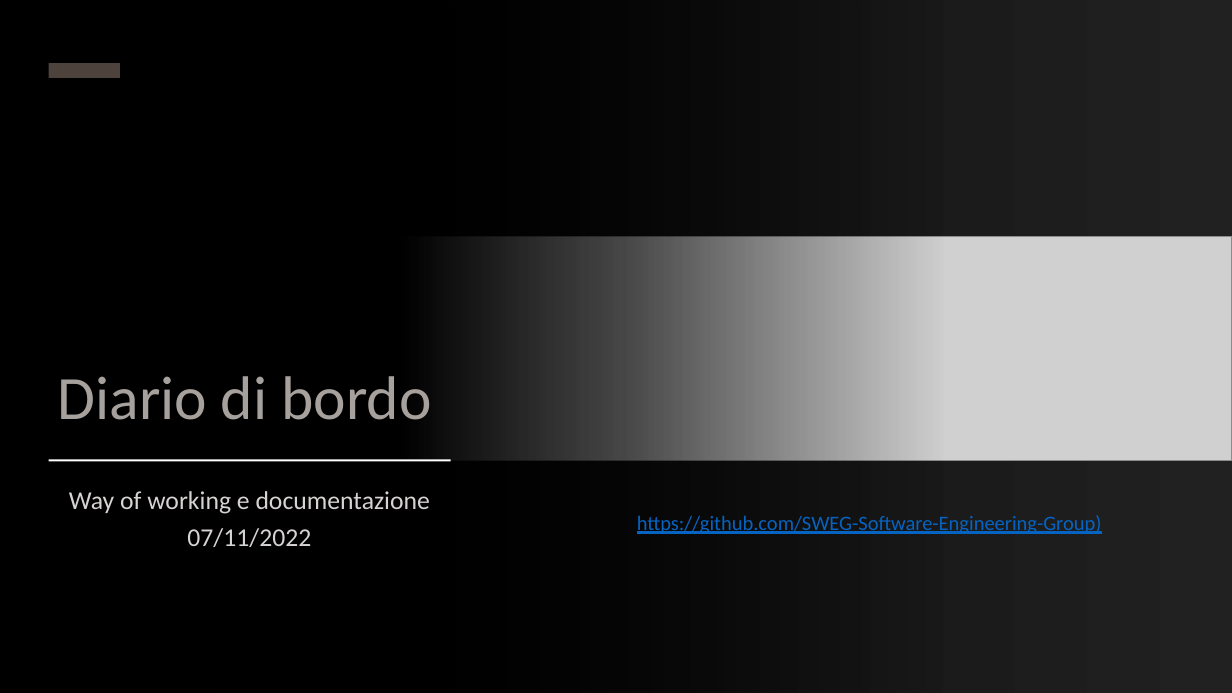
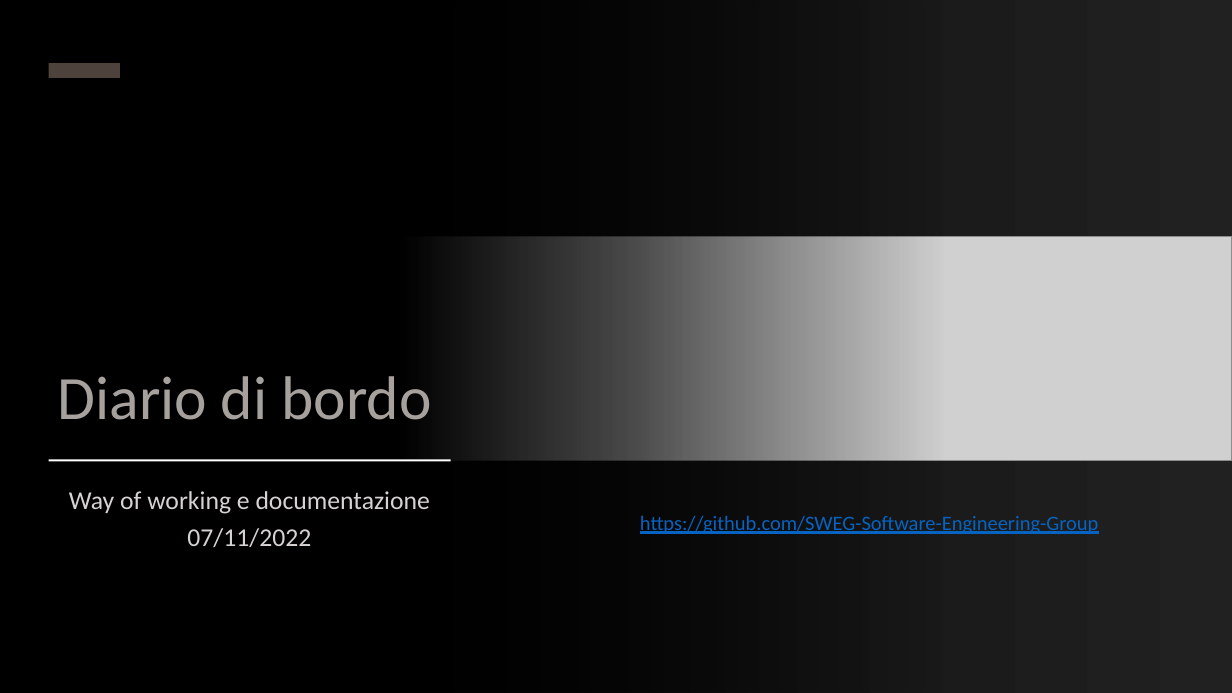
Before and after one commit to SWEG-Software-Engineering-Group/docs, a slide deck: slide 1 of Diari di bordo/Diario di bordo 07-11-2022.pptx. Drawn at 1232x693 pixels with LibreOffice and Linux fonts; fonts in the diff are those of the drawing; grey boxes stand for pictures. Boxes give left, top, right and bottom in pixels: in the first picture for what was removed or moved away, otherwise in the second. Text is boxed around its words. In the diff, an @@ line names an element or a change of style, - is before the commit and + after.

```diff
--- a/Diari di bordo/Diario di bordo 07-11-2022.pptx
+++ b/Diari di bordo/Diario di bordo 07-11-2022.pptx
@@ text at (640, 516, 1099, 534): text changed @@
-https://github.com/SWEG-Software-Engineering-Group)
+https://github.com/SWEG-Software-Engineering-Group
```
Also in this commit, not shown: 2 other slides changed.
